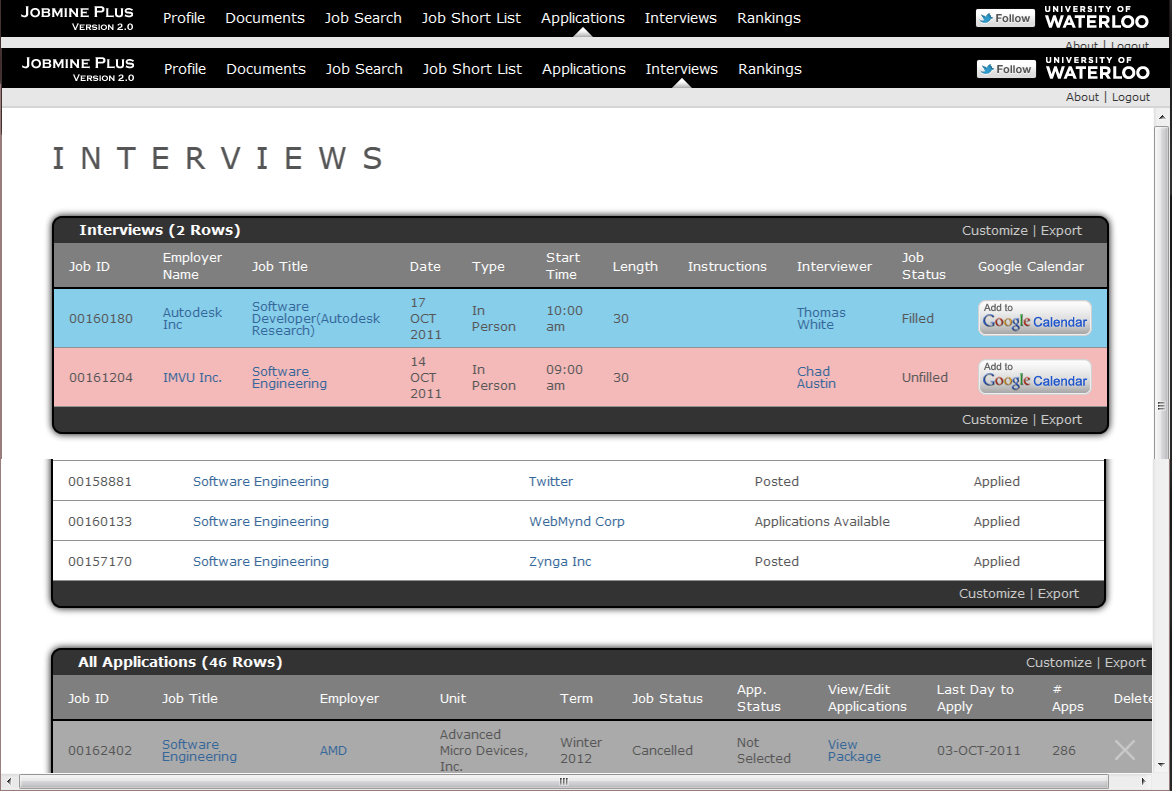
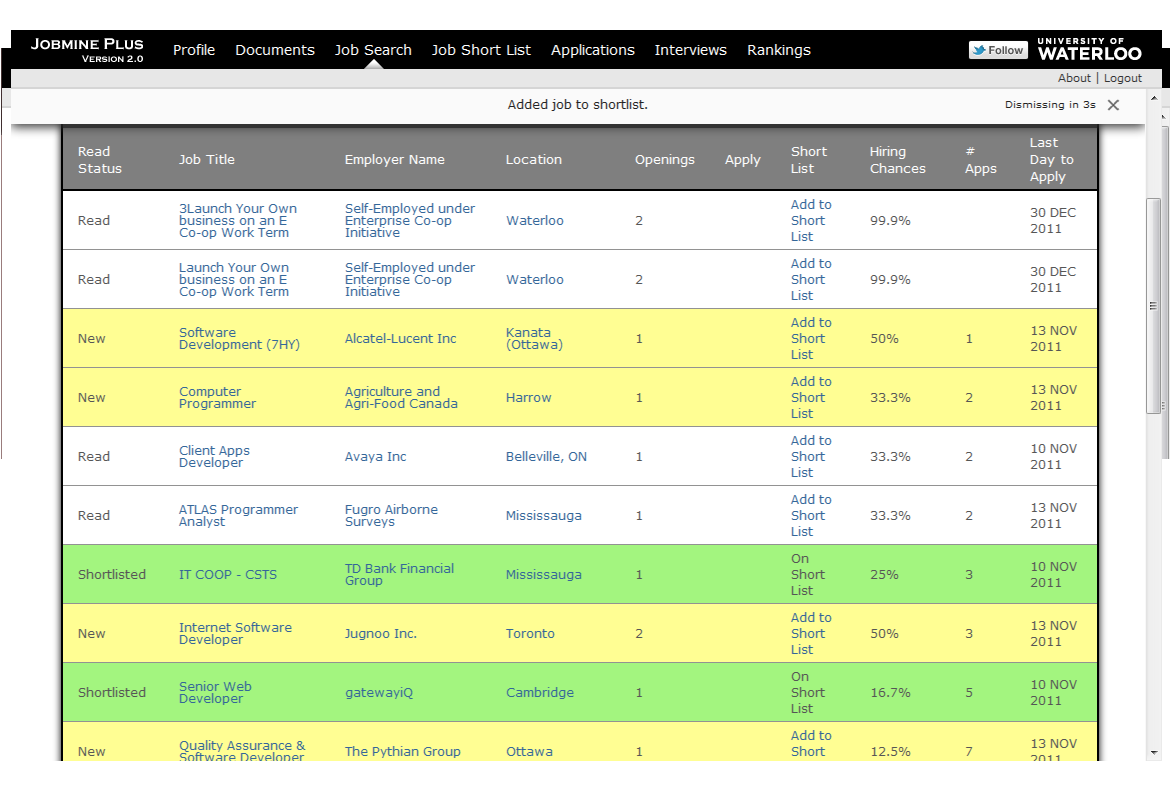
Two versions of the same layered image (w=1172, h=791). Layer-by-layer changes:
renamed "search2" to "seach 2", showed it, painted on it over box(2, 0, 1169, 791)
painted on "interviews" over box(51, 287, 871, 411)
removed layer "Applications" from group "Screen" over box(0, 0, 1172, 791)
